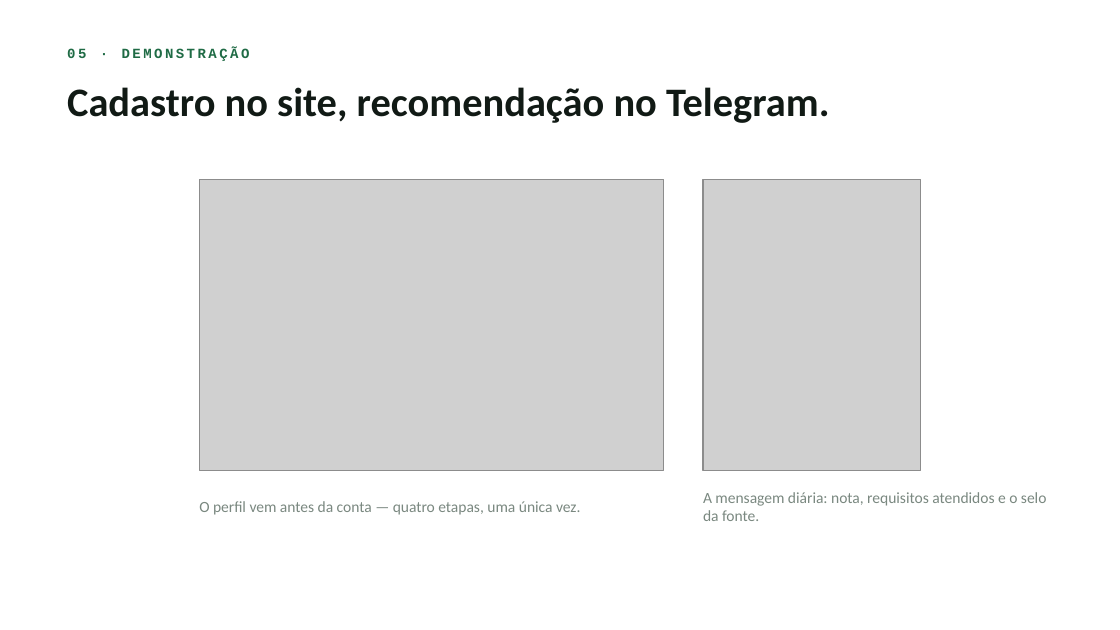
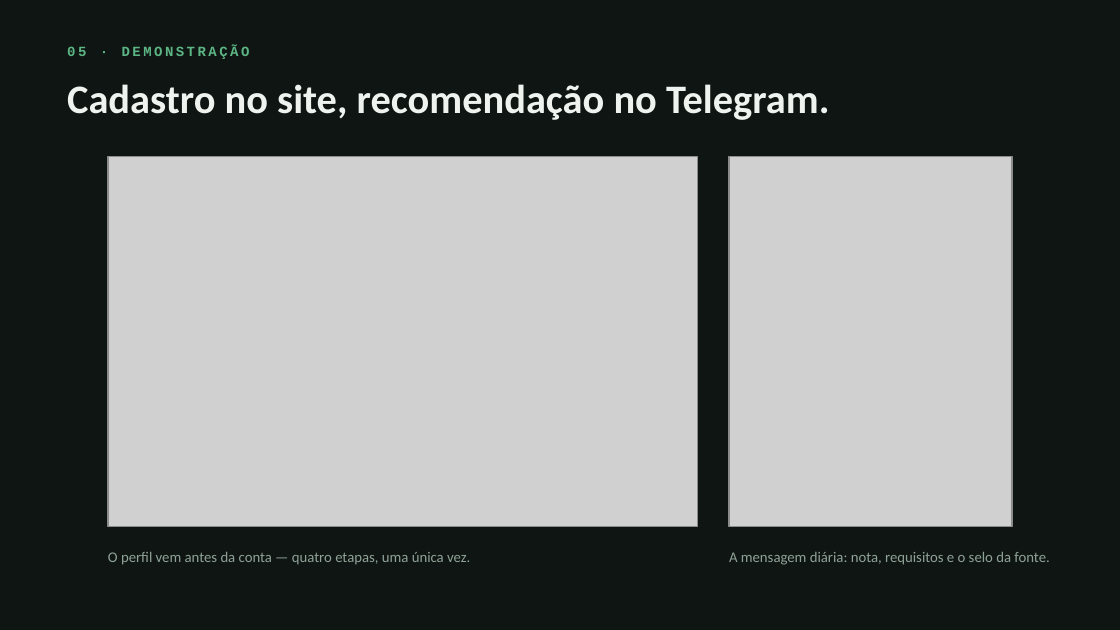
Before and after one commit to RadarEstagio/RadarEstagio, a slide deck: slide 5 of apresentacao/radar-de-estagio-pit.pptx. Drawn at 1120x630 pixels with LibreOffice and Linux fonts; fonts in the diff are those of the drawing; grey boxes stand for pictures. Boxes give left, top, right and bottom in pixels: in the first picture for what was removed or moved away, otherwise in the second. Text is boxed around its words. In the diff, an @@ line names an element or a change of style, - is before the commit and + after.

Commit message:
docs(apresentacao): refaz o pptx no tema escuro, com o mesmo agrupamento
Espelha o deck HTML: faixa única com divisórias no lugar dos números soltos,
tabela com cabeçalho e linhas alternadas, telas maiores no slide 5 e as três
faixas repetidas fora. As notas do apresentador continuam em cada slide.

```diff
--- a/apresentacao/radar-de-estagio-pit.pptx
+++ b/apresentacao/radar-de-estagio-pit.pptx
@@ background #FFFFFF to #0F1512 @@
@@ text "05 · DEMONSTRAÇÃO" at (67,45,250,59): text colour #1F6B45 to #5CB584 @@
@@ text "Cadastro no site, recomendação no ..." at (67,84,830,120): text colour #111A15 to #EEF3EF @@
@@ picture: place and size @@
-picture at (199,179,664,470)
+picture at (108,157,698,526)
@@ picture: place and size @@
-picture at (703,179,921,470)
+picture at (729,157,1012,526)
@@ text "O perfil vem antes da ...": place and size @@
-text "O perfil vem antes da ..." at (199,501,580,515)
+text "O perfil vem antes da ..." at (108,552,470,565)
@@ text "O perfil vem antes da ..." at (108,552,470,565): size 10 to 9.5 pt, text colour #7A8880 to #8FA298 @@
@@ text at (729,552,1049,565): text changed; size 10 to 9.5 pt; text colour #7A8880 to #8FA298 @@
-A mensagem diária: nota, requisitos atendidos e o selo da fonte.
+A mensagem diária: nota, requisitos e o selo da fonte.
```
Also in this commit, not shown: 9 other slides changed, 1 other file.
